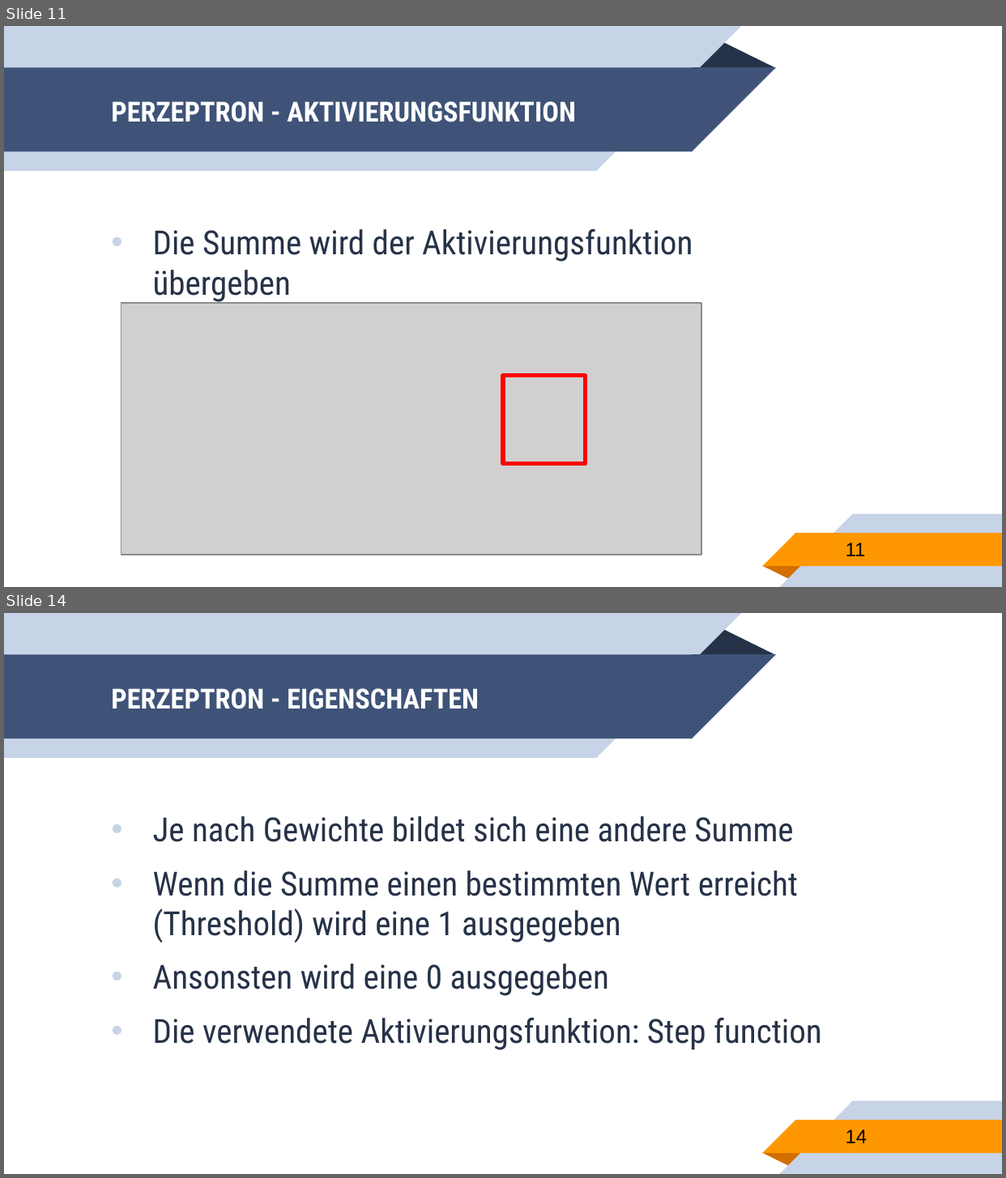
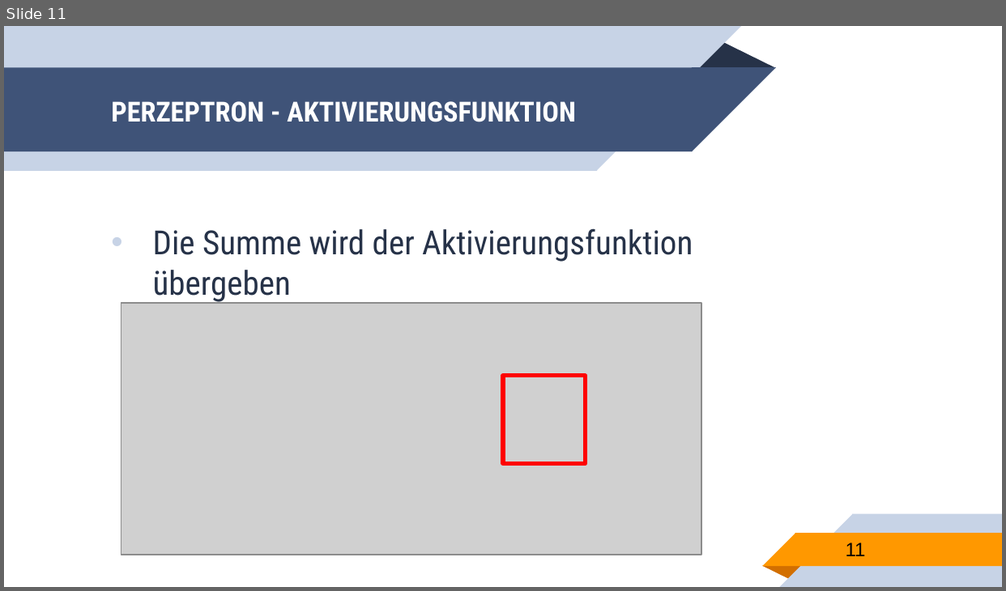
Before and after one commit to franneck94/UdemyML, a slide deck: lectures/ShallowNeuralNetworks.pptx. Shown one above the other, each under a label of ours: slides 11 and 14 before the commit, slide 11 after it; the slides between them are not shown. The pictures are 1006x1178 and 1006x591 pixels, drawn with LibreOffice and Linux fonts; fonts in the diff are those of the drawing; grey boxes stand for pictures. Boxes give left, top, right and bottom in pixels: in the first picture for what was removed or moved away, otherwise in the second. Text is boxed around its words. In the diff, an @@ line names an element or a change of style, - is before the commit and + after.

```diff
--- a/lectures/ShallowNeuralNetworks.pptx
+++ b/lectures/ShallowNeuralNetworks.pptx
@@ slide 14 removed at [4, 613, 1002, 1174], background #FFFFFF; not listed: 10 template elements that a slide beside it also shows @@
@@ title removed at [111, 688, 479, 709] @@
-PERZEPTRON - EIGENSCHAFTEN
@@ text removed at [153, 816, 822, 1050] @@
-• Je nach Gewichte bildet sich eine andere Summe
-• Wenn die Summe einen bestimmten Wert erreicht (Threshold) wird eine 1 ausgegeben
-• Ansonsten wird eine 0 ausgegeben
-• Die verwendete Aktivierungsfunktion: Step function
@@ page number removed at [846, 1130, 867, 1144] @@
-14
```
Also in this commit, not shown: 2 other slides removed, 1 other file.
